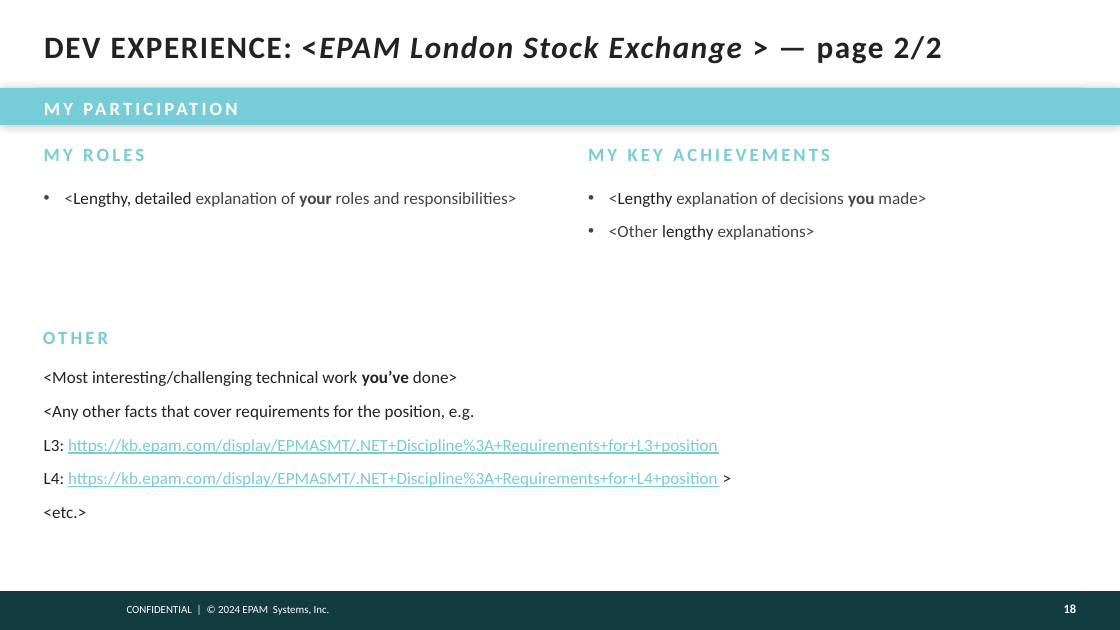
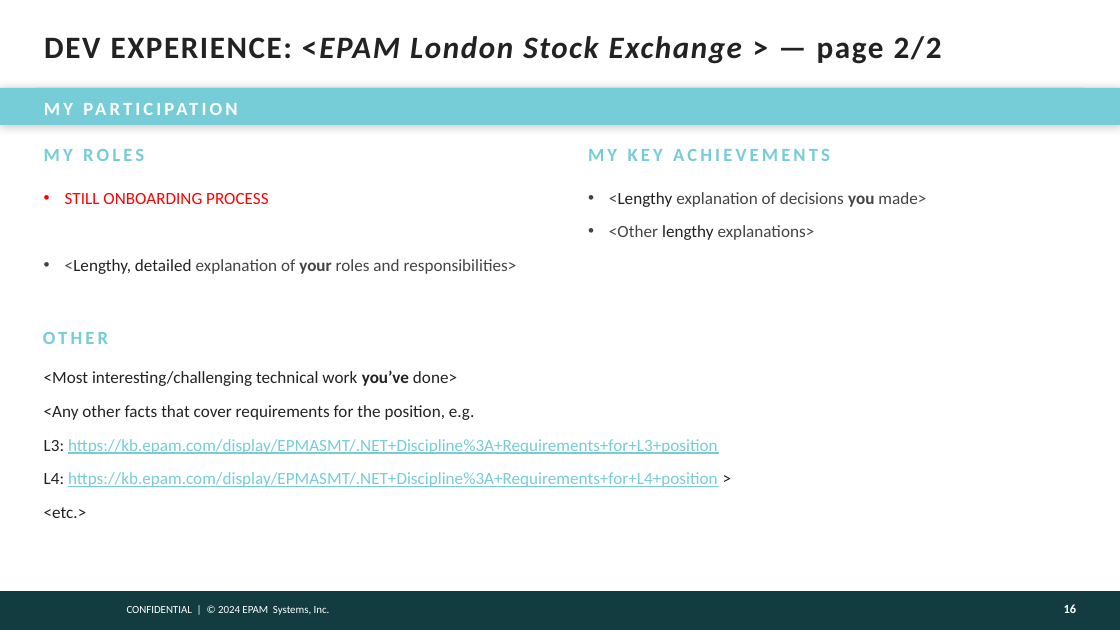
Before and after one commit to victoravt/Papers, a slide deck: slide 16 of Assessment Epam A2-A3/presentation-template.pptx (slide 18 before the commit). Drawn at 1120x630 pixels with LibreOffice and Linux fonts; fonts in the diff are those of the drawing; background and template pictures are left out. Boxes give left, top, right and bottom in pixels: in the first picture for what was removed or moved away, otherwise in the second. Text is boxed around its words. In the diff, an @@ line names an element or a change of style, - is before the commit and + after.

```diff
--- a/Assessment Epam A2-A3/presentation-template.pptx
+++ b/Assessment Epam A2-A3/presentation-template.pptx
@@ text at (65, 193, 268, 204): paragraph added @@
+• STILL ONBOARDING PROCESS
```
Also in this commit, not shown: 11 other slides changed, 1 slide added, 3 slides removed, 2 other files.
